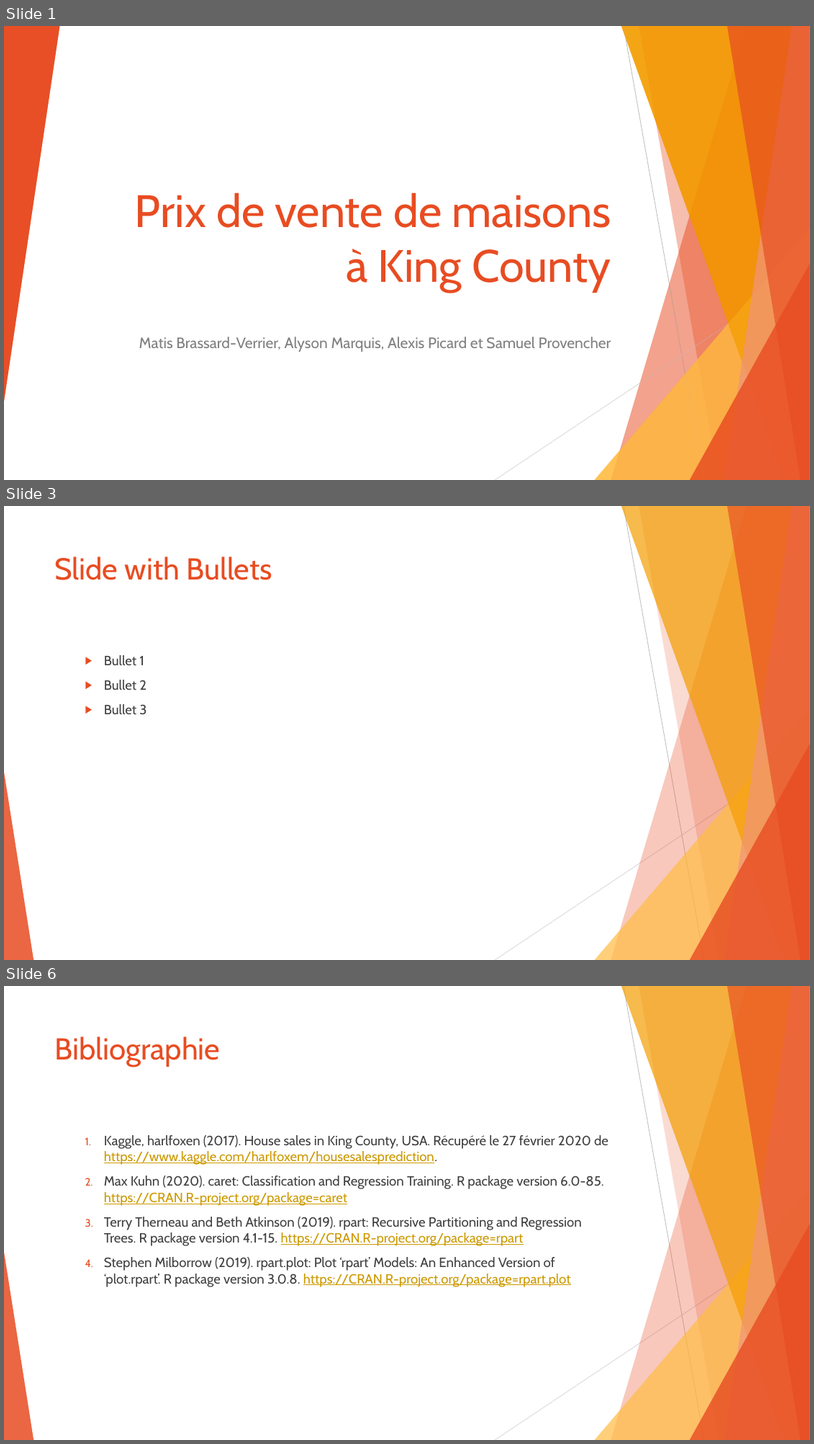
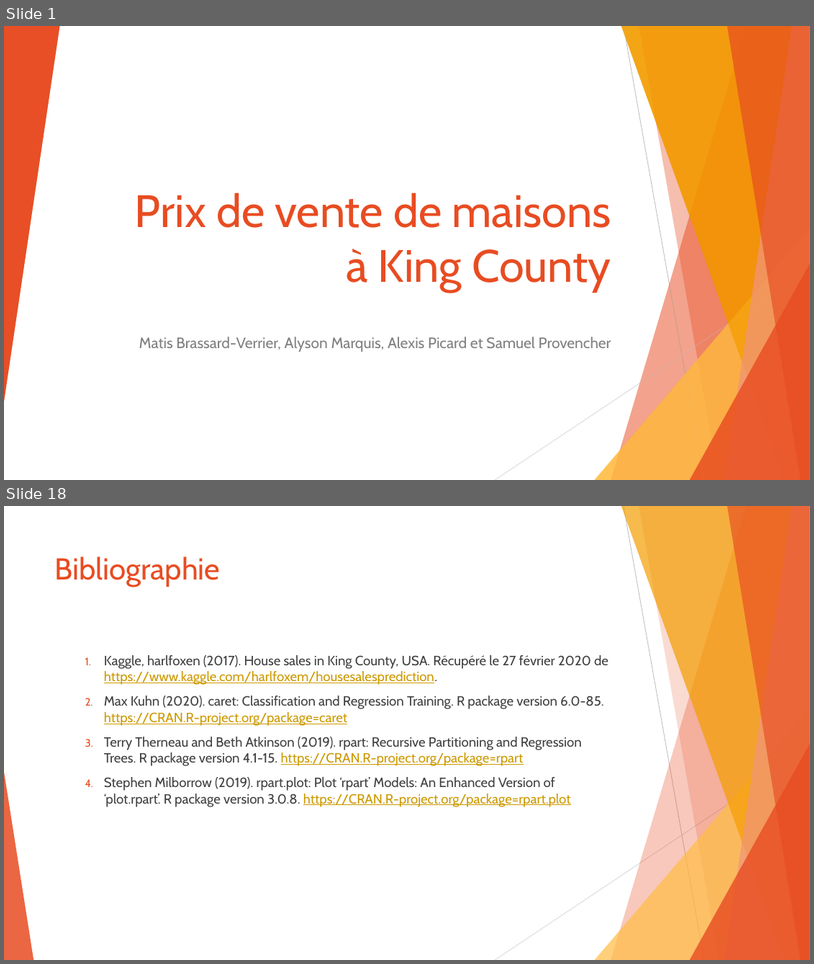
Before and after one commit to SamuelProvencher/TP-Apprentissage, a slide deck: PP.pptx. Shown one above the other, each under a label of ours: slides 1, 3 and 6 before the commit, slides 1 and 18 after it; the slides between them are not shown. The pictures are 814x1444 and 814x964 pixels, drawn with LibreOffice and Linux fonts; fonts in the diff are those of the drawing. Boxes give left, top, right and bottom in pixels: in the first picture for what was removed or moved away, otherwise in the second. Text is boxed around its words. In the diff, an @@ line names an element or a change of style, - is before the commit and + after.

```diff
--- a/PP.pptx
+++ b/PP.pptx
@@ slide 3 removed at (4, 506, 810, 960), background #FFFFFF; not listed: 10 template elements that a slide beside it also shows @@
@@ title removed at (55, 556, 273, 580) @@
-Slide with Bullets
@@ text removed at (104, 655, 147, 715) @@
-  ▶ Bullet 1
-  ▶ Bullet 2
-  ▶ Bullet 3
@@ what was slide 6 is now slide 18 @@
```
Also in this commit, not shown: 16 slides added, 3 other slides removed, 1 other file.
